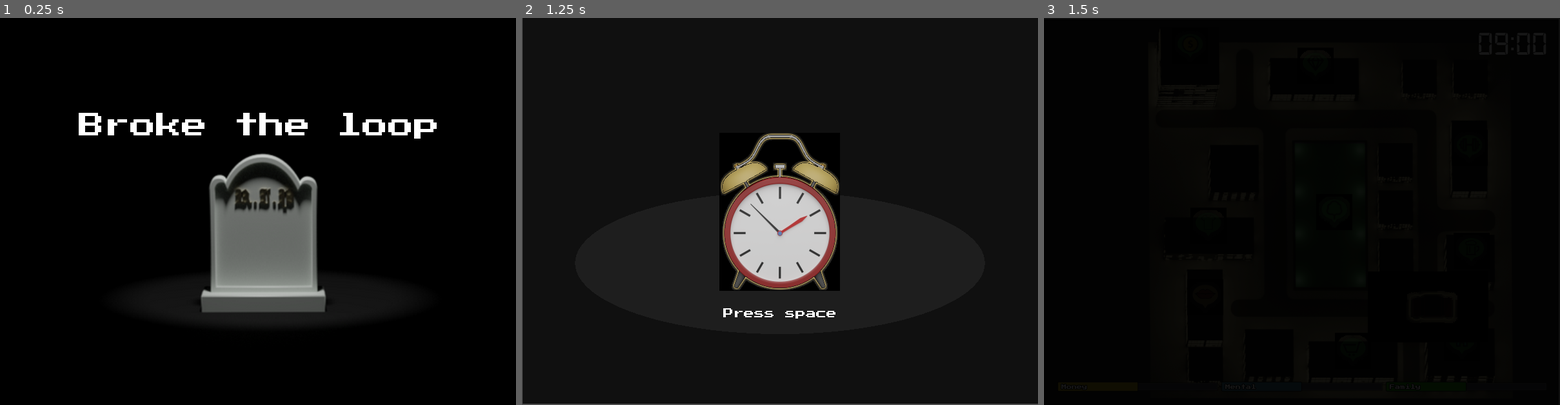
Above: before the commit, frames 1-3 (left to right).
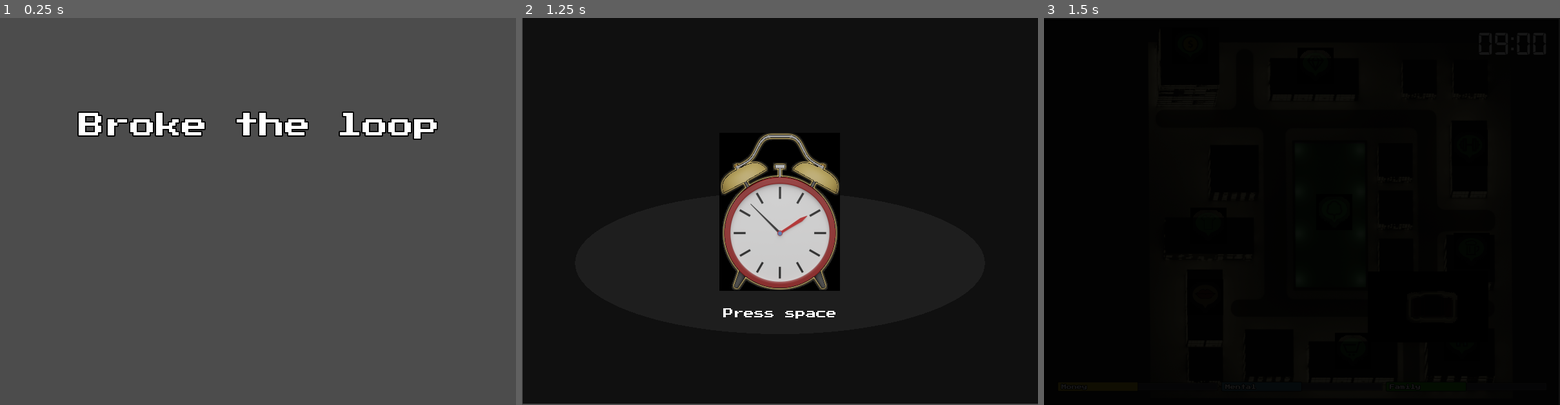
Above: after the commit, the same moments.

Repository: Trizalio/LifeLoop
Game: Godot game, scene res://scenes/epilogue.tscn
The game is run twice, just before and just after one commit, with the same random seed, the same clock (stepped at 60 frames per second) and the same inputs. This scene is started directly instead of the project's main scene. The engine's default icon, where the game draws it, is replaced by a stand-in: a white triangle on a blue panel in a dark square.
Inputs:
- Up to frame 1 (0.25 s): no input
- Up to frame 2 (1.25 s): tap Enter at 0.5 s; hold Right (ui_right) from 0.53 s (still down); tap Space at 0.77 s
- Up to frame 3 (1.5 s): tap Space at 1.25 s; release Right (ui_right) at 1.28 s; hold Down (ui_down) from 1.28 s (still down)

The runs differ from the first frame. In frame 1, 96% of the frame differs, in the area x 0-100%, y 0-100%; in frame 2, nothing differs; in frame 3, nothing differs.

Commit message:
epilogue fix

Diff:
--- a/scenes/epilogue.gd
+++ b/scenes/epilogue.gd
@@ -4,7 +4,10 @@
 	pass
 
 func set_reason(resaon_name: String):
-	$epilogue_bg.animation = resaon_name
+	var node_to_show: Sprite = get_node(resaon_name)
+	if node_to_show == null:
+		node_to_show = $stress
+	node_to_show.visible = true
 
 func _input(event):
 #	print(event)
--- a/scenes/epilogue.tscn
+++ b/scenes/epilogue.tscn
@@ -1,31 +1,13 @@
-[gd_scene load_steps=9 format=2]
+[gd_scene load_steps=8 format=2]
 
 [ext_resource path="res://art/audio/epilogue.wav" type="AudioStream" id=1]
 [ext_resource path="res://scenes/epilogue.gd" type="Script" id=2]
-[ext_resource path="res://art/epilogue_mental.png" type="Texture" id=3]
+[ext_resource path="res://art/epilogue_death.png" type="Texture" id=3]
 [ext_resource path="res://art/epilogue_money.png" type="Texture" id=4]
 [ext_resource path="res://art/epilogue_family.png" type="Texture" id=5]
 [ext_resource path="res://fonts/PressStart2P-Regular.ttf" type="DynamicFontData" id=6]
 
-[sub_resource type="SpriteFrames" id=1]
-animations = [ {
-"frames": [ ExtResource( 3 ) ],
-"loop": true,
-"name": "mental",
-"speed": 5.0
-}, {
-"frames": [ ExtResource( 5 ) ],
-"loop": true,
-"name": "family",
-"speed": 5.0
-}, {
-"frames": [ ExtResource( 4 ) ],
-"loop": true,
-"name": "money",
-"speed": 5.0
-} ]
-
-[sub_resource type="DynamicFont" id=2]
+[sub_resource type="DynamicFont" id=1]
 size = 40
 outline_size = 2
 outline_color = Color( 0.00784314, 0.00784314, 0.00784314, 1 )
@@ -37,11 +19,20 @@
 "_edit_vertical_guides_": [ 800.192, 400.144 ]
 }
 
-[node name="epilogue_bg" type="AnimatedSprite" parent="."]
-position = Vector2( 373, 191 )
-scale = Vector2( 1.52724, 1.52724 )
-frames = SubResource( 1 )
-animation = "mental"
+[node name="money" type="Sprite" parent="."]
+visible = false
+position = Vector2( 400, 300 )
+texture = ExtResource( 4 )
+
+[node name="family" type="Sprite" parent="."]
+visible = false
+position = Vector2( 400, 300 )
+texture = ExtResource( 5 )
+
+[node name="stress" type="Sprite" parent="."]
+visible = false
+position = Vector2( 400, 253 )
+texture = ExtResource( 3 )
 
 [node name="Label" type="Label" parent="."]
 margin_left = 102.466
Binary file added: art/epilogue_death.png
Not shown, changed: art/epilogue_death.png.import
Binary file removed: art/epilogue_mental.png
Not shown: 1 places in scenes/epilogue.tscn that only renumber resources
